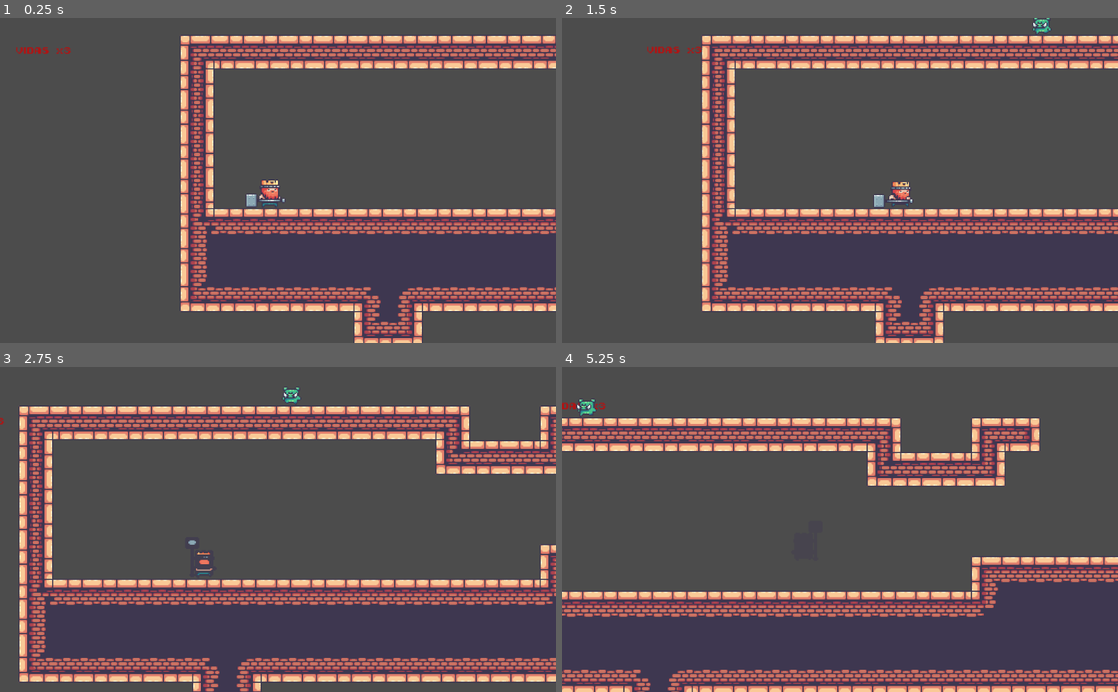
Above: before the commit, frames 1-4 (two rows, left to right).
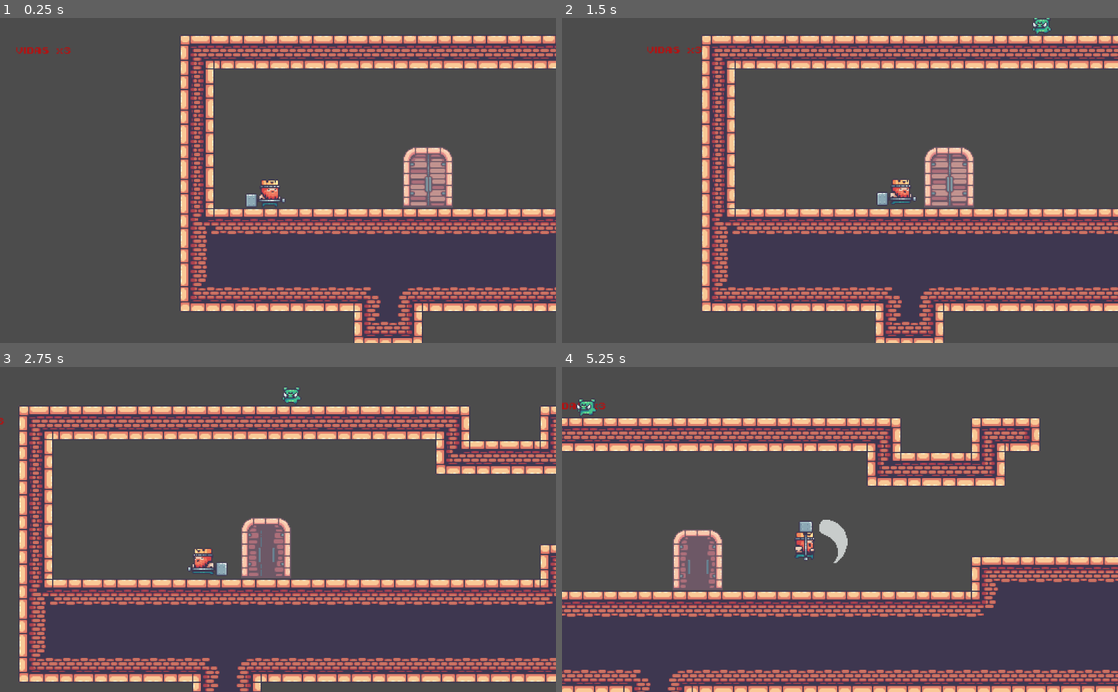
Above: after the commit, the same moments.

Repository: willyjinx96/Juego_281
Game: Godot game, scene res://Pruebas_Willy/Prueba_1.tscn
The game is run twice, just before and just after one commit, with the same random seed, the same clock (stepped at 60 frames per second) and the same inputs. The project has no main scene, so this scene is started directly.
Inputs:
- Up to frame 1 (0.25 s): no input
- Up to frame 2 (1.5 s): tap Enter at 0.5 s; hold C 0.53-1.28 s; hold Right (ui_right) from 0.53 s (still down); tap Up (ui_up) at 0.77 s; tap X at 1.35 s
- Up to frame 3 (2.75 s): tap Up (ui_up) at 1.52 s; release Right (ui_right) at 2.03 s; hold Left (ui_left) from 2.03 s (still down); hold C from 2.03 s (still down)
- Up to frame 4 (5.25 s): release Left (ui_left) at 2.78 s; release C at 2.78 s; hold Right (ui_right) 2.78-4.28 s; tap X at 2.85, 4.35 s; tap Up (ui_up) at 3.02, 3.77, 4.52 s; hold C 3.53-4.28 s; hold Left (ui_left) 4.28-5.03 s; hold Right (ui_right) from 5.03 s (still down); hold C from 5.03 s (still down)

The runs differ from the first frame. In frame 1, 1.6% of the frame differs, in the area x 72-82%, y 39-59%; in frame 2, 1.9%; in frame 3, 1.9%; in frame 4, 2.2%, in the area x 20-52%, y 47-69%.

Commit message:
Arreglando Puerta y Singleton

Diff:
--- a/Enemigos/cerdo/CerdoEnemigo.tscn
+++ b/Enemigos/cerdo/CerdoEnemigo.tscn
@@ -10,175 +10,175 @@
 [ext_resource path="res://Assets/Sprites/16-Puff/Puff.png" type="Texture" id=8]
 
 [sub_resource type="AtlasTexture" id=1]
-atlas = ExtResource( 1 )
+atlas = ExtResource( 4 )
 region = Rect2( 0, 0, 34, 28 )
 
 [sub_resource type="AtlasTexture" id=2]
-atlas = ExtResource( 1 )
+atlas = ExtResource( 4 )
 region = Rect2( 34, 0, 34, 28 )
 
 [sub_resource type="AtlasTexture" id=3]
-atlas = ExtResource( 1 )
+atlas = ExtResource( 4 )
 region = Rect2( 68, 0, 34, 28 )
 
 [sub_resource type="AtlasTexture" id=4]
-atlas = ExtResource( 1 )
+atlas = ExtResource( 4 )
 region = Rect2( 102, 0, 34, 28 )
 
 [sub_resource type="AtlasTexture" id=5]
-atlas = ExtResource( 1 )
+atlas = ExtResource( 4 )
 region = Rect2( 136, 0, 34, 28 )
 
 [sub_resource type="AtlasTexture" id=6]
-atlas = ExtResource( 1 )
+atlas = ExtResource( 4 )
 region = Rect2( 170, 0, 34, 28 )
 
 [sub_resource type="AtlasTexture" id=7]
 atlas = ExtResource( 1 )
+region = Rect2( 0, 0, 34, 28 )
+
+[sub_resource type="AtlasTexture" id=8]
+atlas = ExtResource( 1 )
+region = Rect2( 34, 0, 34, 28 )
+
+[sub_resource type="AtlasTexture" id=9]
+atlas = ExtResource( 1 )
+region = Rect2( 68, 0, 34, 28 )
+
+[sub_resource type="AtlasTexture" id=10]
+atlas = ExtResource( 1 )
+region = Rect2( 102, 0, 34, 28 )
+
+[sub_resource type="AtlasTexture" id=11]
+atlas = ExtResource( 1 )
+region = Rect2( 136, 0, 34, 28 )
+
+[sub_resource type="AtlasTexture" id=12]
+atlas = ExtResource( 1 )
+region = Rect2( 170, 0, 34, 28 )
+
+[sub_resource type="AtlasTexture" id=13]
+atlas = ExtResource( 1 )
 region = Rect2( 204, 0, 34, 28 )
 
-[sub_resource type="AtlasTexture" id=8]
+[sub_resource type="AtlasTexture" id=14]
 atlas = ExtResource( 1 )
 region = Rect2( 238, 0, 34, 28 )
 
-[sub_resource type="AtlasTexture" id=9]
+[sub_resource type="AtlasTexture" id=15]
 atlas = ExtResource( 1 )
 region = Rect2( 272, 0, 34, 28 )
 
-[sub_resource type="AtlasTexture" id=10]
+[sub_resource type="AtlasTexture" id=16]
 atlas = ExtResource( 1 )
 region = Rect2( 306, 0, 34, 28 )
 
-[sub_resource type="AtlasTexture" id=11]
+[sub_resource type="AtlasTexture" id=17]
 atlas = ExtResource( 1 )
 region = Rect2( 340, 0, 34, 28 )
 
-[sub_resource type="AtlasTexture" id=12]
+[sub_resource type="AtlasTexture" id=18]
+atlas = ExtResource( 6 )
+region = Rect2( 0, 0, 34, 28 )
+
+[sub_resource type="AtlasTexture" id=19]
+atlas = ExtResource( 6 )
+region = Rect2( 34, 0, 34, 28 )
+
+[sub_resource type="AtlasTexture" id=20]
+atlas = ExtResource( 8 )
+region = Rect2( 0, 0, 32, 32 )
+
+[sub_resource type="AtlasTexture" id=21]
+atlas = ExtResource( 8 )
+region = Rect2( 32, 0, 32, 32 )
+
+[sub_resource type="AtlasTexture" id=22]
+atlas = ExtResource( 8 )
+region = Rect2( 64, 0, 32, 32 )
+
+[sub_resource type="AtlasTexture" id=23]
+atlas = ExtResource( 8 )
+region = Rect2( 96, 0, 32, 32 )
+
+[sub_resource type="AtlasTexture" id=24]
+atlas = ExtResource( 8 )
+region = Rect2( 128, 0, 32, 32 )
+
+[sub_resource type="AtlasTexture" id=25]
+atlas = ExtResource( 8 )
+region = Rect2( 160, 0, 32, 32 )
+
+[sub_resource type="AtlasTexture" id=26]
+atlas = ExtResource( 8 )
+region = Rect2( 192, 0, 32, 32 )
+
+[sub_resource type="AtlasTexture" id=27]
+atlas = ExtResource( 8 )
+region = Rect2( 224, 0, 32, 32 )
+
+[sub_resource type="AtlasTexture" id=28]
+atlas = ExtResource( 8 )
+region = Rect2( 256, 0, 32, 32 )
+
+[sub_resource type="AtlasTexture" id=29]
 atlas = ExtResource( 5 )
 region = Rect2( 0, 0, 34, 28 )
 
-[sub_resource type="AtlasTexture" id=13]
-atlas = ExtResource( 2 )
-region = Rect2( 0, 0, 34, 28 )
-
-[sub_resource type="AtlasTexture" id=14]
-atlas = ExtResource( 2 )
-region = Rect2( 34, 0, 34, 28 )
-
-[sub_resource type="AtlasTexture" id=15]
+[sub_resource type="AtlasTexture" id=30]
+atlas = ExtResource( 2 )
+region = Rect2( 0, 0, 34, 28 )
+
+[sub_resource type="AtlasTexture" id=31]
+atlas = ExtResource( 2 )
+region = Rect2( 34, 0, 34, 28 )
+
+[sub_resource type="AtlasTexture" id=32]
 atlas = ExtResource( 2 )
 region = Rect2( 68, 0, 34, 28 )
 
-[sub_resource type="AtlasTexture" id=16]
+[sub_resource type="AtlasTexture" id=33]
 atlas = ExtResource( 2 )
 region = Rect2( 102, 0, 34, 28 )
 
-[sub_resource type="AtlasTexture" id=17]
-atlas = ExtResource( 4 )
-region = Rect2( 0, 0, 34, 28 )
-
-[sub_resource type="AtlasTexture" id=18]
-atlas = ExtResource( 4 )
-region = Rect2( 34, 0, 34, 28 )
-
-[sub_resource type="AtlasTexture" id=19]
-atlas = ExtResource( 4 )
-region = Rect2( 68, 0, 34, 28 )
-
-[sub_resource type="AtlasTexture" id=20]
-atlas = ExtResource( 4 )
-region = Rect2( 102, 0, 34, 28 )
-
-[sub_resource type="AtlasTexture" id=21]
-atlas = ExtResource( 4 )
-region = Rect2( 136, 0, 34, 28 )
-
-[sub_resource type="AtlasTexture" id=22]
-atlas = ExtResource( 4 )
-region = Rect2( 170, 0, 34, 28 )
-
-[sub_resource type="AtlasTexture" id=23]
-atlas = ExtResource( 6 )
-region = Rect2( 0, 0, 34, 28 )
-
-[sub_resource type="AtlasTexture" id=24]
-atlas = ExtResource( 6 )
-region = Rect2( 34, 0, 34, 28 )
-
-[sub_resource type="AtlasTexture" id=28]
-atlas = ExtResource( 8 )
-region = Rect2( 0, 0, 32, 32 )
-
-[sub_resource type="AtlasTexture" id=29]
-atlas = ExtResource( 8 )
-region = Rect2( 32, 0, 32, 32 )
-
-[sub_resource type="AtlasTexture" id=30]
-atlas = ExtResource( 8 )
-region = Rect2( 64, 0, 32, 32 )
-
-[sub_resource type="AtlasTexture" id=31]
-atlas = ExtResource( 8 )
-region = Rect2( 96, 0, 32, 32 )
-
-[sub_resource type="AtlasTexture" id=32]
-atlas = ExtResource( 8 )
-region = Rect2( 128, 0, 32, 32 )
-
-[sub_resource type="AtlasTexture" id=33]
-atlas = ExtResource( 8 )
-region = Rect2( 160, 0, 32, 32 )
-
-[sub_resource type="AtlasTexture" id=34]
-atlas = ExtResource( 8 )
-region = Rect2( 192, 0, 32, 32 )
-
-[sub_resource type="AtlasTexture" id=35]
-atlas = ExtResource( 8 )
-region = Rect2( 224, 0, 32, 32 )
-
-[sub_resource type="AtlasTexture" id=36]
-atlas = ExtResource( 8 )
-region = Rect2( 256, 0, 32, 32 )
-
-[sub_resource type="SpriteFrames" id=25]
+[sub_resource type="SpriteFrames" id=34]
 animations = [ {
-"frames": [ SubResource( 1 ), SubResource( 2 ), SubResource( 3 ), SubResource( 4 ), SubResource( 5 ), SubResource( 6 ), SubResource( 7 ), SubResource( 8 ), SubResource( 9 ), SubResource( 10 ), SubResource( 11 ) ],
+"frames": [ SubResource( 1 ), SubResource( 2 ), SubResource( 3 ), SubResource( 4 ), SubResource( 5 ), SubResource( 6 ) ],
+"loop": true,
+"name": "caminar",
+"speed": 6.0
+}, {
+"frames": [ SubResource( 7 ), SubResource( 8 ), SubResource( 9 ), SubResource( 10 ), SubResource( 11 ), SubResource( 12 ), SubResource( 13 ), SubResource( 14 ), SubResource( 15 ), SubResource( 16 ), SubResource( 17 ) ],
 "loop": true,
 "name": "parado",
 "speed": 10.0
 }, {
-"frames": [ SubResource( 12 ) ],
+"frames": [ SubResource( 18 ), SubResource( 19 ), SubResource( 18 ), SubResource( 19 ) ],
+"loop": false,
+"name": "danio",
+"speed": 8.0
+}, {
+"frames": [ SubResource( 20 ), SubResource( 21 ), SubResource( 22 ), SubResource( 23 ), SubResource( 24 ), SubResource( 25 ), SubResource( 26 ), SubResource( 27 ), SubResource( 28 ) ],
+"loop": true,
+"name": "muerte",
+"speed": 10.0
+}, {
+"frames": [ SubResource( 29 ) ],
 "loop": true,
 "name": "caida",
 "speed": 5.0
 }, {
-"frames": [ SubResource( 11 ), SubResource( 13 ), SubResource( 14 ), SubResource( 15 ), SubResource( 16 ) ],
+"frames": [ SubResource( 17 ), SubResource( 30 ), SubResource( 31 ), SubResource( 32 ), SubResource( 33 ) ],
 "loop": false,
 "name": "atacar",
 "speed": 8.0
-}, {
-"frames": [ SubResource( 17 ), SubResource( 18 ), SubResource( 19 ), SubResource( 20 ), SubResource( 21 ), SubResource( 22 ) ],
-"loop": true,
-"name": "caminar",
-"speed": 6.0
-}, {
-"frames": [ SubResource( 23 ), SubResource( 24 ), SubResource( 23 ), SubResource( 24 ) ],
-"loop": false,
-"name": "danio",
-"speed": 8.0
-}, {
-"frames": [ SubResource( 28 ), SubResource( 29 ), SubResource( 30 ), SubResource( 31 ), SubResource( 32 ), SubResource( 33 ), SubResource( 34 ), SubResource( 35 ), SubResource( 36 ) ],
-"loop": true,
-"name": "muerte",
-"speed": 10.0
 } ]
 
-[sub_resource type="CapsuleShape2D" id=26]
+[sub_resource type="CapsuleShape2D" id=35]
 radius = 5.41147
 height = 5.42278
 
-[sub_resource type="CapsuleShape2D" id=27]
+[sub_resource type="CapsuleShape2D" id=36]
 radius = 4.82465
 height = 8.46458
 
@@ -188,14 +188,14 @@
 script = ExtResource( 3 )
 
 [node name="AnimatedSprite" type="AnimatedSprite" parent="."]
-frames = SubResource( 25 )
+frames = SubResource( 34 )
 animation = "muerte"
-frame = 1
+frame = 8
 playing = true
 
 [node name="CollisionShape2D" type="CollisionShape2D" parent="."]
 position = Vector2( 2.63636, 5.54124 )
-shape = SubResource( 26 )
+shape = SubResource( 35 )
 
 [node name="detectarFrente" type="RayCast2D" parent="."]
 position = Vector2( 2.66585, 5.19139 )
--- a/Jugador/Rey_p1.gd
+++ b/Jugador/Rey_p1.gd
@@ -22,7 +22,7 @@
 
 var can_action = false
 #signal action#KEY_X
-#var action_released =false
+var action_released =false
 
 var animation_finished=0
 
@@ -98,9 +98,12 @@
 		movimiento_Personaje(true)
 	if $movement.animation == "door_in":
 		animation_finished = 3
-		#action_released=false
+		action_released=false
 	if $movement.animation == "door_out":
 		animation_finished=4
+		cambiar_estado(true)
+		movimiento(true)
+		movimiento_Personaje(true)
 	if $movement.animation=="dead":
 		#estado_fisicas(false)
 		pausar()
@@ -159,14 +162,14 @@
 		transition_to(FALL)
 
 #estados accion
-#	if state in [IDLE, RUN] and action_released:
-#		transition_to(DOOR_IN)
-#	if state == DOOR_IN and animation_finished==3:
-#		transition_to(DOOR_OUT)
-#	if state == DOOR_OUT and animation_finished==4:
-#		transition_to(IDLE)
-#	if state == DOOR_OUT and animation_finished==4 and running:
-#		transition_to(RUN)
+	if state in [IDLE, RUN] and action_released:
+		transition_to(DOOR_IN)
+	if state == DOOR_IN and animation_finished==3:
+		transition_to(DOOR_OUT)
+	if state == DOOR_OUT and animation_finished==4:
+		transition_to(IDLE)
+	if state == DOOR_OUT and animation_finished==4 and running:
+		transition_to(RUN)
 
 #estados danio
 	if state in [IDLE, RUN, JUMP, FALL] and hurt:
@@ -269,8 +272,13 @@
 			print("ataco....")
 
 		#Para la accion
-		if Input.is_action_just_pressed("ui_page_down") :
-			transition_to(DOOR_IN)
+		if Input.is_action_just_pressed("ui_page_down") and Jugador.can_action:
+			#transition_to(DOOR_IN)
+			action_released=true
+			cambiar_estado(false)
+			movimiento(false)
+			movimiento_Personaje(false)
+			#Jugador.can_action=true
 			#print("HIPP")
 			#accion()
 			#mover_cuerpo(Vector2(773,99))
--- a/Jugador/Rey_p1.tscn
+++ b/Jugador/Rey_p1.tscn
@@ -23,7 +23,7 @@
 [node name="movement" type="AnimatedSprite" parent="."]
 frames = ExtResource( 1 )
 animation = "joy"
-frame = 9
+frame = 4
 playing = true
 
 [node name="CollisionShape2D" type="CollisionShape2D" parent="."]
--- a/Objetos/Puerta/Puerta.gd
+++ b/Objetos/Puerta/Puerta.gd
@@ -10,7 +10,7 @@
 	transtion_to(IDLE)
 
 func _physics_process(delta):
-	if Input.is_action_just_pressed("ui_page_down"):
+	if Input.is_action_just_pressed("ui_page_down") :
 		$CollisionShape2D.disabled=false
 
 func transtion_to(new_state):
@@ -34,10 +34,12 @@
 
 
 func _on_door_body_entered(body):
+	Jugador.can_action = true
 	$AnimatedSprite.play("openning")
 	pass # Replace with function body.
 
 
 func _on_door_body_exited(body):
-	$AnimatedSprite.play("clossing")
-	#$CollisionShape2D.disabled=true
+	Jugador.can_action=false
+	#$AnimatedSprite.play("clossing")
+	$CollisionShape2D.disabled=true
--- a/PruebasEdual/Main_level.tscn
+++ b/PruebasEdual/Main_level.tscn
@@ -66,7 +66,7 @@
 [node name="queen" type="AnimatedSprite" parent="."]
 position = Vector2( 929.453, 79.2353 )
 frames = SubResource( 7 )
-frame = 4
+frame = 2
 playing = true
 
 [node name="Rey_p1" parent="." instance=ExtResource( 3 )]
--- a/Pruebas_Willy/Prueba_1.tscn
+++ b/Pruebas_Willy/Prueba_1.tscn
@@ -1,8 +1,9 @@
-[gd_scene load_steps=4 format=2]
+[gd_scene load_steps=5 format=2]
 
 [ext_resource path="res://Enemigos/cerdo/CerdoEnemigo.tscn" type="PackedScene" id=1]
 [ext_resource path="res://Jugador/Rey_p1.tscn" type="PackedScene" id=2]
 [ext_resource path="res://Recursos/Terreno.tres" type="TileSet" id=3]
+[ext_resource path="res://Objetos/Puerta/Puerta.tscn" type="PackedScene" id=4]
 
 [node name="prueba_1" type="Node2D"]
 
@@ -12,11 +13,14 @@
 format = 1
 tile_data = PoolIntArray( 786431, 0, 196623, 720896, 0, 262145, 720897, 0, 262145, 720898, 0, 262145, 720899, 0, 262145 …(2605 unchanged characters)…
 
+[node name="door" parent="." instance=ExtResource( 4 )]
+position = Vector2( 196.368, 483.567 )
+
 [node name="Rey_p1" parent="." instance=ExtResource( 2 )]
 position = Vector2( 58.46, 486.72 )
 
 [node name="CerdoEnemigo" parent="." instance=ExtResource( 1 )]
-position = Vector2( 491.224, 449.92 )
+position = Vector2( 460.933, 453.929 )
 
 [node name="CerdoEnemigo2" parent="." instance=ExtResource( 1 )]
 position = Vector2( 351.635, 344.449 )
--- /dev/null
+++ b/Recursos/Propiedades_Jugador.gd
@@ -0,0 +1,8 @@
+extends Node
+
+var posicion
+var vidas
+var can_action
+
+func _ready():
+	pass
--- a/project.godot
+++ b/project.godot
@@ -17,6 +17,10 @@
 
 config/name="Juego_281"
 config/icon="res://icon.png"
+
+[autoload]
+
+Jugador="*res://Recursos/Propiedades_Jugador.gd"
 
 [importer_defaults]
 
Not shown: 1 places in Enemigos/cerdo/CerdoEnemigo.tscn that only renumber resources
